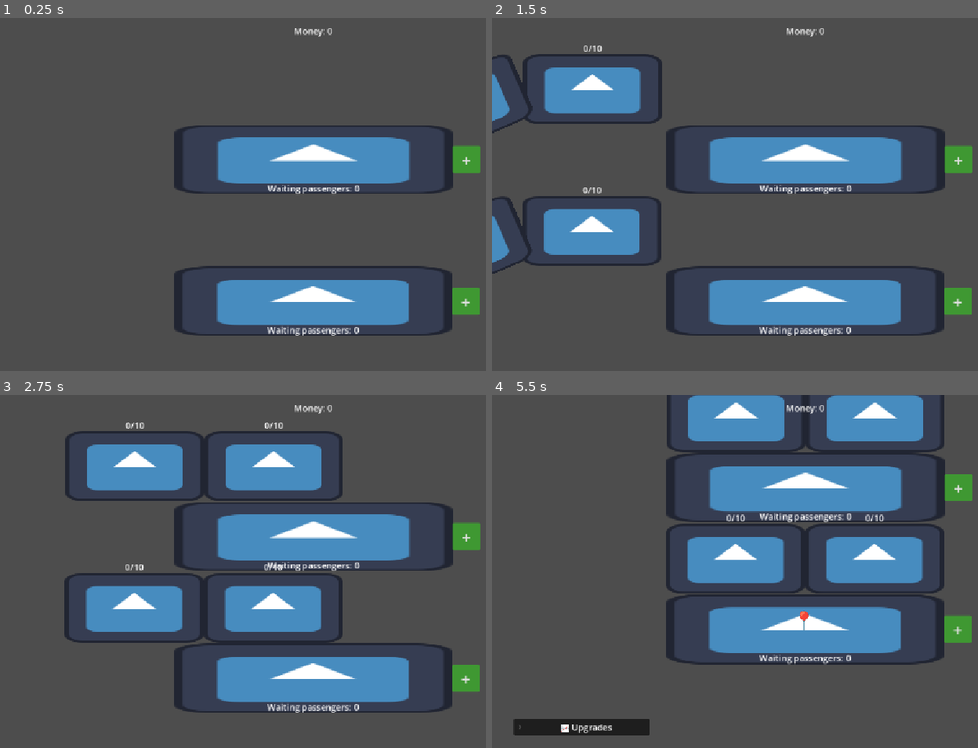
Above: before the commit, frames 1-4 (two rows, left to right).
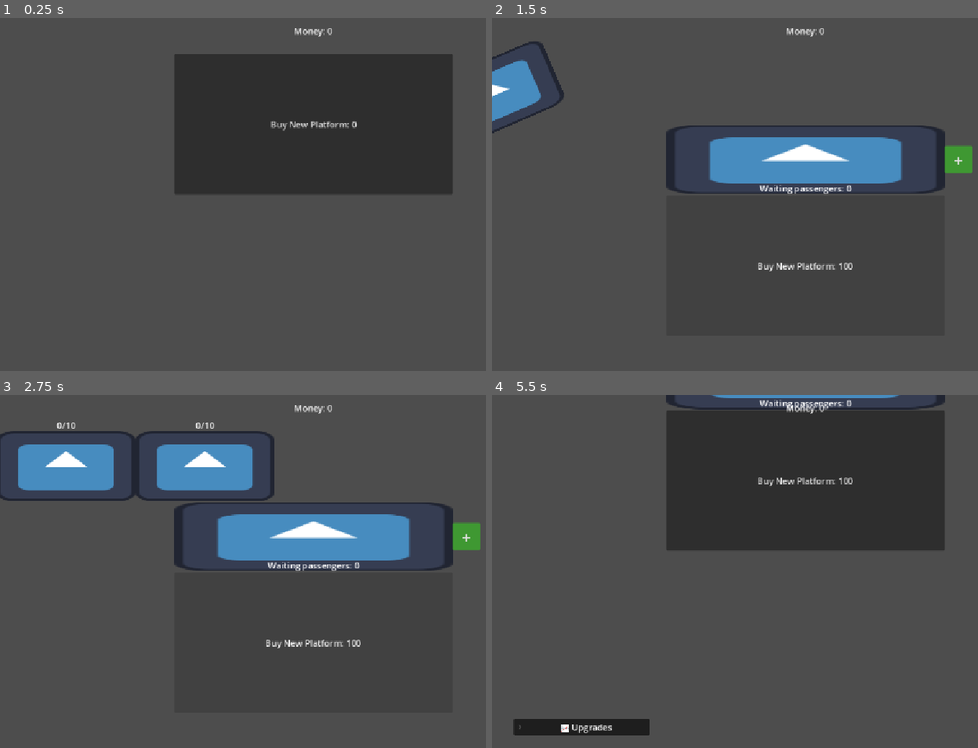
Above: after the commit, the same moments.

Repository: iamagoodperson-yay/rail-clicker
Game: Godot game, scene res://scenes/main.tscn
Same seed, same stepped clock (60 frames per second), same inputs: the game is played once before the commit and once after it. The engine's default icon, where the game draws it, is replaced by a stand-in: a white triangle on a blue panel in a dark square.
Inputs (mouse positions are in pixels of both pictures, inside the frame that each line leads up to):
- Up to frame 1 (0.25 s): no input
- Up to frame 2 (1.5 s): click (807, 123) at 0.5 s, where only the run after the commit has a clickable "Buy New Platform: 0"; click (807, 265) at 1.25 s, where only the run after the commit has a clickable "Buy New Platform: 100"
- Up to frame 3 (2.75 s): click (315, 642) at 2 s, where only the run after the commit has a clickable "Buy New Platform: 100"
- Up to frame 4 (5.5 s): tap Enter at 2.75 s; move the mouse to (807, 536) at 2.77 s; hold Right 2.78-3.53 s; tap Alt at 2.85, 4.35 s; click (807, 536) at 2.92 s; move the mouse to (803, 677) at 3.52 s; hold Down (ui_down) 3.53-4.28 s; tap Shift at 3.6, 5.1 s; click (803, 677) at 3.67 s; move the mouse to (866, 493) at 4.27 s; hold Right 4.28-5.03 s; move the mouse to (773, 642) at 5.02 s; hold Up (ui_up) from 5.03 s (still down); click (773, 642) at 5.17 s

The runs differ from the first frame. In frame 1, 29% of the frame differs, in the area x 35-99%, y 10-90%; in frame 2, 15%; in frame 3, 21%; in frame 4, 34%, in the area x 35-99%, y 0-77%.

Commit message:
the buying platforms mechanic works

Diff:
--- a/scenes/main.tscn
+++ b/scenes/main.tscn
@@ -1,6 +1,5 @@
 [gd_scene format=3 uid="uid://d18nkw05phsou"]
 
-[ext_resource type="PackedScene" uid="uid://73d0pcga6k17" path="res://scenes/platform.tscn" id="1_0wfyh"]
 [ext_resource type="Script" uid="uid://k2k6yqqkj60h" path="res://scripts/platforms_container.gd" id="1_o6xl0"]
 [ext_resource type="Script" uid="uid://cbvjewbtuke80" path="res://scripts/camera_2d.gd" id="2_tefeu"]
 [ext_resource type="Script" uid="uid://c7623o8v1wvvx" path="res://scripts/UI.gd" id="3_jyhfs"]
@@ -13,14 +12,8 @@
 [node name="PlatformsContainer" type="Node2D" parent="." unique_id=1646176220]
 script = ExtResource("1_o6xl0")
 
-[node name="Node" parent="PlatformsContainer" unique_id=1237072286 instance=ExtResource("1_0wfyh")]
-position = Vector2(576, 324)
-
-[node name="Node2" parent="PlatformsContainer" unique_id=1815418686 instance=ExtResource("1_0wfyh")]
-position = Vector2(575, 584)
-
 [node name="Camera2D" type="Camera2D" parent="." unique_id=1416734512]
-position = Vector2(576, 324)
+anchor_mode = 0
 script = ExtResource("2_tefeu")
 
 [node name="UI" type="CanvasLayer" parent="." unique_id=573498268]
@@ -131,7 +124,6 @@
 horizontal_alignment = 1
 
 [node name="ErrorLabel" type="Label" parent="UI" unique_id=1161960994]
-visible = false
 offset_left = 487.0
 offset_top = 599.0
 offset_right = 723.0
--- a/scenes/platform.tscn
+++ b/scenes/platform.tscn
@@ -4,7 +4,6 @@
 [ext_resource type="Script" uid="uid://bdrb7o22jojmt" path="res://scripts/platform.gd" id="1_u7qrw"]
 [ext_resource type="Script" uid="uid://dr7yyuyadmy0w" path="res://scripts/spawn_passengers.gd" id="2_pvkk7"]
 [ext_resource type="PackedScene" uid="uid://c6wjjnoasaug1" path="res://scenes/train.tscn" id="3_1oqhx"]
-[ext_resource type="Script" uid="uid://d1yg1h5iree66" path="res://scripts/passenger_label.gd" id="4_u5530"]
 
 [sub_resource type="NavigationPolygon" id="NavigationPolygon_jyhfs"]
 vertices = PackedVector2Array(828, 318, 325.03906, 318, 325.96094, 79, 828, 79)
@@ -59,7 +58,6 @@
 offset_right = 90.0
 text = "Waiting passengers: XX"
 horizontal_alignment = 1
-script = ExtResource("4_u5530")
 
 [node name="AddButton" type="Button" parent="." unique_id=1263491977]
 anchors_preset = 8
@@ -87,7 +85,6 @@
 text = "📍"
 
 [node name="BuyBtnControl" type="Control" parent="." unique_id=1747158418]
-visible = false
 layout_mode = 3
 anchors_preset = 0
 offset_left = -256.0
@@ -105,3 +102,4 @@
 
 [connection signal="input_event" from="NavigationRegion2D/PlatformArea" to="." method="_on_platform_area_input_event"]
 [connection signal="pressed" from="AddButton" to="NavigationRegion2D/PassengersContainer" method="_on_add_button_pressed"]
+[connection signal="pressed" from="BuyBtnControl/BuyButton" to="." method="_on_buy_button_pressed"]
--- a/scripts/UI.gd
+++ b/scripts/UI.gd
@@ -2,6 +2,10 @@
 
 @onready var money_label = $MoneyLabel
 @onready var upgrade_foldable = $FoldableContainer
+@onready var error_label = $ErrorLabel
+
+func _ready():
+	error_label.visible = false
 
 func _process(_delta):
 	upgrade_foldable.visible = Event.first_select
--- a/scripts/camera_2d.gd
+++ b/scripts/camera_2d.gd
@@ -1,10 +1,22 @@
 extends Camera2D
 
-var speed = 300.0
+var speed = 400.0
+var max_speed = 1000.0
+var accel = 25.0
 
 # Called every frame. 'delta' is the elapsed time since the previous frame.
 func _process(delta: float) -> void:
 	if Input.is_key_pressed(KEY_W) or Input.is_action_pressed('ui_up'):
 		offset.y -= speed * delta
-	if Input.is_key_pressed(KEY_S) or Input.is_action_pressed('ui_down'):
+		speed += accel
+	elif Input.is_key_pressed(KEY_S) or Input.is_action_pressed('ui_down'):
 		offset.y += speed * delta
+		speed += accel
+	else:
+		speed = 400.0
+
+	offset.y = clamp(
+		offset.y,
+		-558,
+		300 + 324 * Event.active_plat
+	)
--- a/scripts/event.gd
+++ b/scripts/event.gd
@@ -21,17 +21,8 @@
 		get:
 			return roundi(base_cost * pow(multiplier, level))
 
-	func duplicate() -> upgradable:
-		var copy = upgradable.new()
-		copy.level = level
-		copy.base_amt = base_amt
-		copy.amt_inc = amt_inc
-		copy.max_level = max_level
-		copy.base_cost = base_cost
-		copy.multiplier = multiplier
-		return copy
-
 var money = 0
+var active_plat = 0
 var first_select = false
 var curr_select: Node
 
--- a/scripts/leading_train_path.gd
+++ b/scripts/leading_train_path.gd
@@ -19,8 +19,9 @@
 	progress_ratio = 0.0
 
 func _process(delta: float) -> void:
-	label.text = '%s/%s' % [plat_node.train_passengers, int(plat_node.train_capacity.amt)]
-	linear_progress(delta)
+	if plat_node.active:
+		label.text = '%s/%s' % [plat_node.train_passengers, int(plat_node.train_capacity.amt)]
+		linear_progress(delta)
 
 func linear_progress(delta) -> void:
 	match state:
--- a/scripts/passenger_label.gd
+++ /dev/null
@@ -1,6 +0,0 @@
-extends Label
-
-@onready var plat_node = get_parent()
-
-func _process(_delta):
-	text = 'Waiting passengers: %s' % plat_node.passenger_count
--- a/scripts/platform.gd
+++ b/scripts/platform.gd
@@ -1,17 +1,29 @@
 extends Node2D
 
+@onready var nav_region = $NavigationRegion2D
+@onready var pass_label = $PassengerLabel
+@onready var add_btn = $AddButton
 @onready var selected_label = $SelectedLabel
+@onready var buy_btn_control = $BuyBtnControl
+@onready var buy_btn = $'BuyBtnControl/BuyButton'
+
+var active = false
+var cost = 0
+
+var train_capacity = Event.upgradable.new()
+var train_wait = Event.upgradable.new()
+var fare = Event.upgradable.new()
 
 var train_arrived = false
 var passenger_count = 0
 var train_passengers = 0
 
-var train_capacity = Event.upgradable.new()
-var train_wait = Event.upgradable.new()
-var fare = Event.upgradable.new()
-
 func _ready():
+	nav_region.visible = false
+	pass_label.visible = false
+	add_btn.visible = false
 	selected_label.visible = false
+	buy_btn_control.visible = true
 
 	train_capacity.base_amt = 10.0
 	train_capacity.amt_inc = 2.0
@@ -22,8 +34,24 @@
 	fare.base_amt = 1.0
 	fare.amt_inc = 0.2
 
+func activate():
+	active = true
+	nav_region.visible = true
+	pass_label.visible = true
+	add_btn.visible = true
+	buy_btn_control.visible = false
+
 func _on_platform_area_input_event(_viewport: Node, event: InputEvent, _shape_idx: int) -> void:
 	if event is InputEventMouseButton:
 		if event.is_pressed():
 			if event.button_index == 1:
 				Event.set_current_upgrades(self)
+
+func _on_buy_button_pressed() -> void:
+	if Event.money >= cost:
+		Event.active_plat += 1
+		activate()
+
+func _process(delta: float) -> void:
+	pass_label.text = 'Waiting passengers: %s' % passenger_count
+	buy_btn.text = 'Buy New Platform: %s' % cost
--- a/scripts/platforms_container.gd
+++ b/scripts/platforms_container.gd
@@ -6,5 +6,16 @@
 
 func _ready() -> void:
 	var platform = plat_scene.instantiate()
-	platform.position = center + offset * get_child_count()
-	#add_child(platform)
+	platform.position = center
+	add_child(platform)
+
+func add_new_platform():
+	var platform = plat_scene.instantiate()
+	var plat_count = get_child_count()
+	platform.position = center + offset * plat_count
+	platform.cost = roundi(100 * pow(2, plat_count-1))
+	add_child(platform)
+
+func _process(_delta: float) -> void:
+	if get_child_count() == Event.active_plat:
+		add_new_platform()
Not shown, removed: scripts/passenger_label.gd.uid
